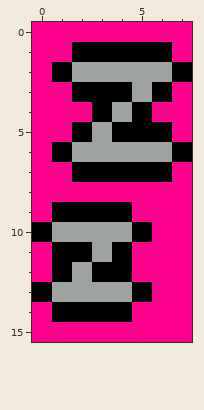
A pixel-art sprite gets an edit: GFX/ICON/ICON_SLEEP.png. The picture above is the old version.
The file is 8x16 pixels.
New version:
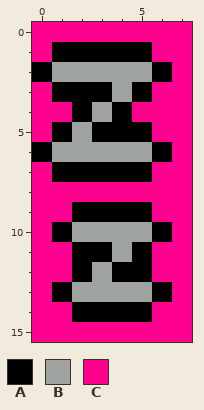
Palette (. is transparent): A #000000  B #9fa39f  C #ff008f
What changed:
@@ x 0..7 @@
  0 CCCCCCCC
- 1 CCAAAAAC
- 2 CABBBBBA
- 3 CCAAABAC
- 4 CCCABACC
- 5 CCABAAAC
- 6 CABBBBBA
- 7 CCAAAAAC
+ 1 CAAAAACC
+ 2 ABBBBBAC
+ 3 CAAABACC
+ 4 CCABACCC
+ 5 CABAAACC
+ 6 ABBBBBAC
+ 7 CAAAAACC
  8 CCCCCCCC
- 9 CAAAACCC
-10 ABBBBACC
-11 CAABACCC
-12 CABAACCC
-13 ABBBBACC
-14 CAAAACCC
+ 9 CCAAAACC
+10 CABBBBAC
+11 CCAABACC
+12 CCABAACC
+13 CABBBBAC
+14 CCAAAACC
 15 CCCCCCCC
Where, in picture pixels (left, top, right, bottom), the same in both pictures:
changed: (32, 42, 192, 322)
